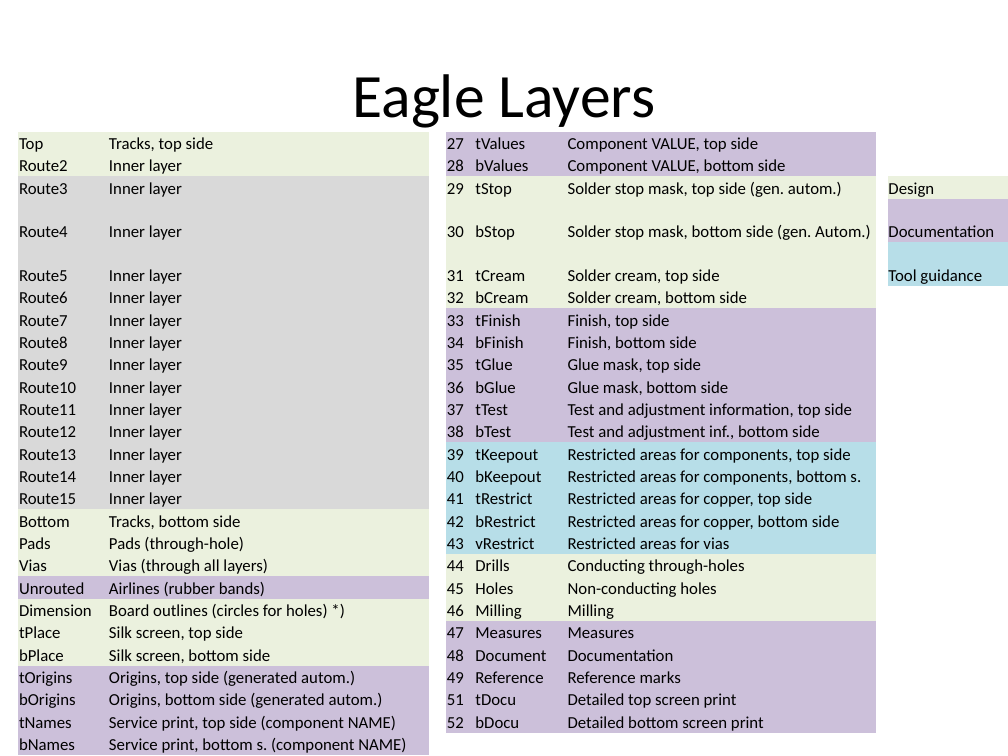
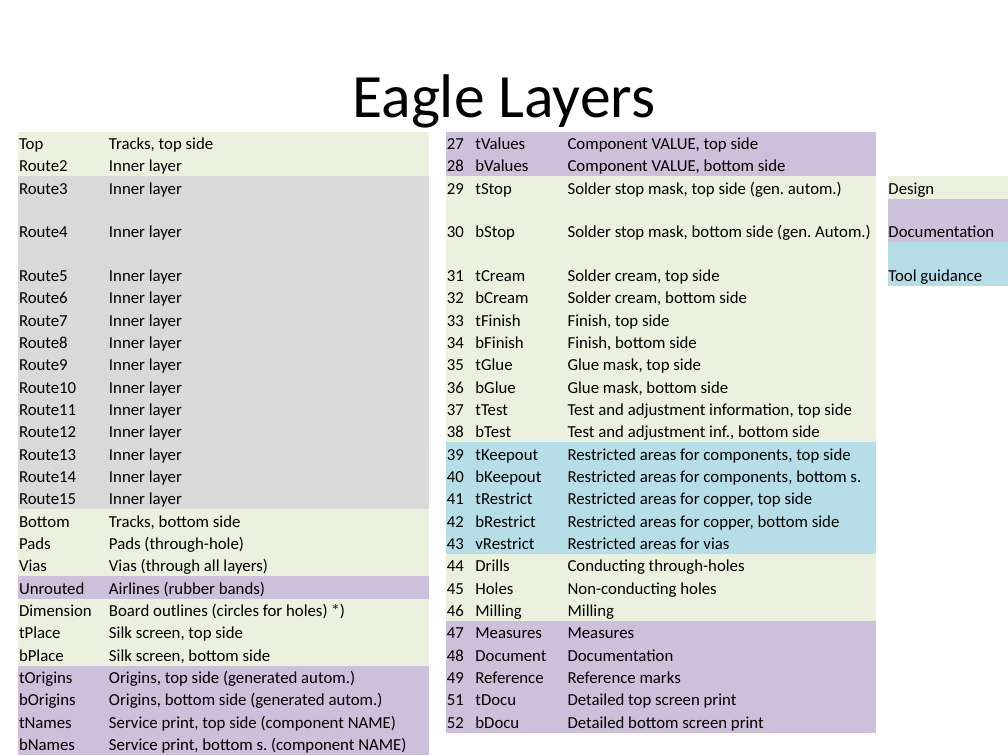
Before and after one commit to NVSL/QuadClass-Resources, a slide deck: slide 16 of Lecture Slides/Lab01-Eagle-Intro.pptx. Drawn at 1008x756 pixels with LibreOffice and Linux fonts; fonts in the diff are those of the drawing. Boxes give left, top, right and bottom in pixels: in the first picture for what was removed or moved away, otherwise in the second. Text is boxed around its words. In the diff, an @@ line names an element or a change of style, - is before the commit and + after.

```diff
--- a/Lecture Slides/Lab01-Eagle-Intro.pptx
+++ b/Lecture Slides/Lab01-Eagle-Intro.pptx
@@ table at [18,132,1006,756] @@
@@ fill #CCC0DA to #EBF1DE in 18 cells @@
```
Also in this commit, not shown: 6 other slides changed, 12 other files.
